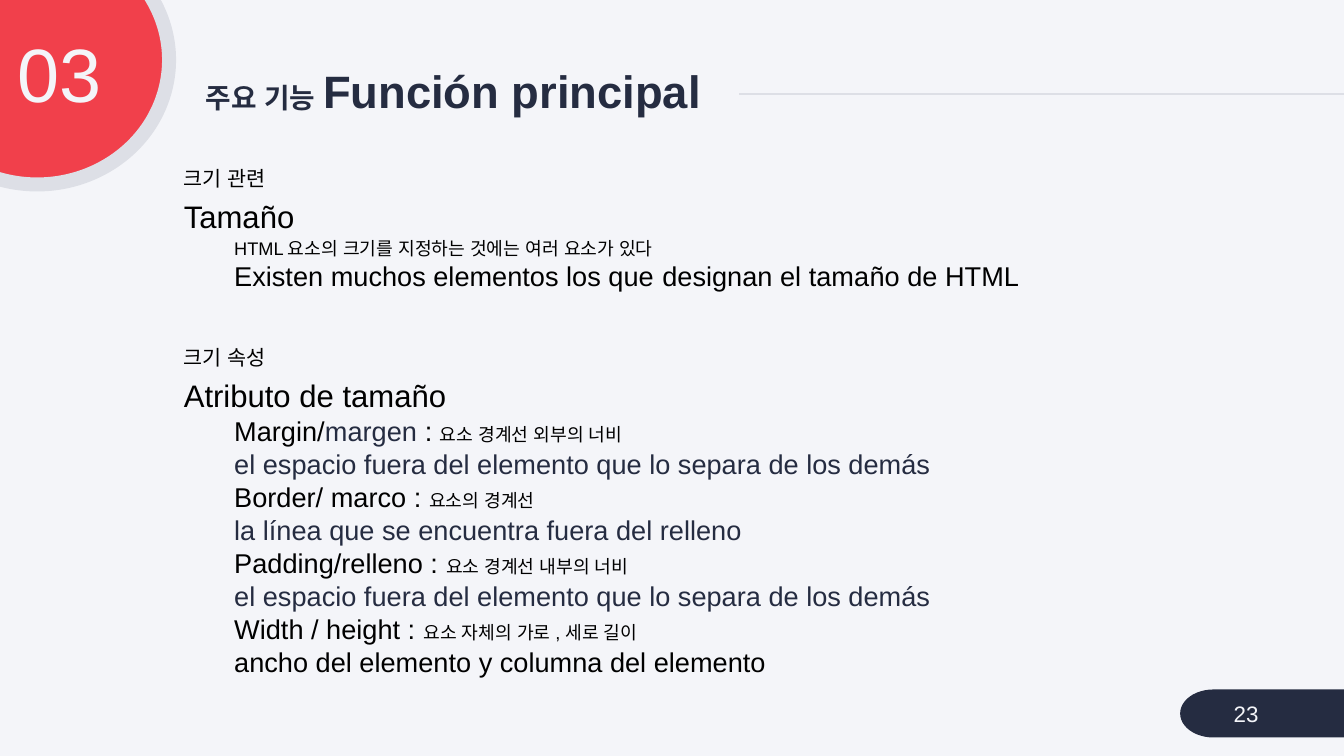
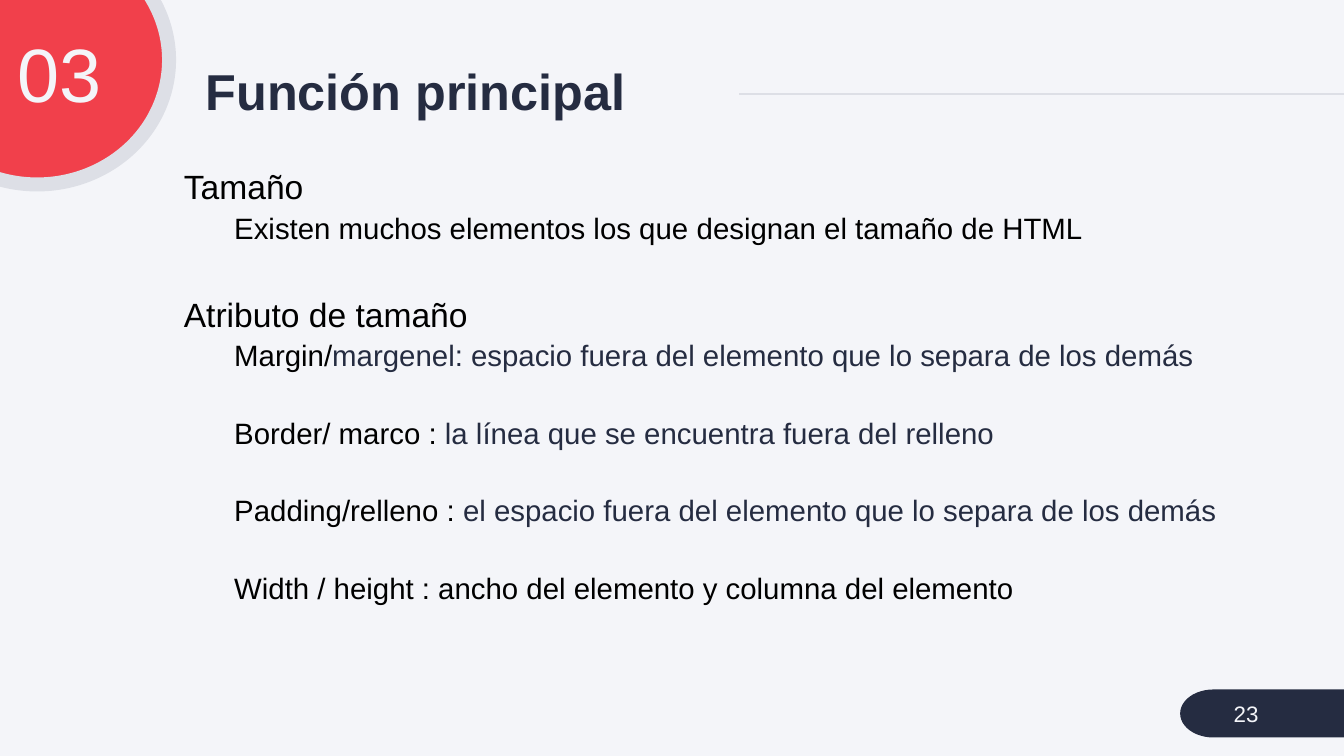
Before and after one commit to cialafamilia/practica, a slide deck: slide 23 of ppt/1908 CSS.pptx. Drawn at 1344x756 pixels with LibreOffice and Linux fonts; fonts in the diff are those of the drawing. Boxes give left, top, right and bottom in pixels: in the first picture for what was removed or moved away, otherwise in the second. Text is boxed around its words. In the diff, an @@ line names an element or a change of style, - is before the commit and + after.

```diff
--- a/ppt/1908 CSS.pptx
+++ b/ppt/1908 CSS.pptx
@@ title at (x1=206, y1=73, x2=625, y2=120): text changed; size 32.4 to 36 pt @@
-주요 기능 Función principal
+Función principal
@@ text at (x1=184, y1=169, x2=266, y2=188): paragraph removed @@
-크기 관련
@@ text at (x1=184, y1=175, x2=1082, y2=328): size 22.2 to 24 pt in "Tamaño", "Atributo de tamaño"; size 19.4 to 21 pt in "Existen muchos elementos los que designan el ..."; line spacing 0.8 to 0.9 @@
@@ text at (x1=234, y1=240, x2=652, y2=257): paragraph removed @@
-  HTML 요소의 크기를 지정하는 것에는 여러 요소가 있다
@@ text at (x1=184, y1=348, x2=266, y2=367): paragraph removed @@
-크기 속성
@@ text at (x1=234, y1=344, x2=1216, y2=604): text changed; size 19.4 to 21 pt @@
-  Margin/margen : 요소 경계선 외부의 너비
-  el espacio fuera del elemento que lo separa de los demás
-  Border/ marco : 요소의 경계선
-  la línea que se encuentra fuera del relleno
-  Padding/relleno : 요소 경계선 내부의 너비
-  el espacio fuera del elemento que lo separa de los demás
-  Width / height : 요소 자체의 가로 , 세로 길이
-  ancho del elemento y columna del elemento
+  Margin/margenel: espacio fuera del elemento que lo separa de los demás
+  Border/ marco : la línea que se encuentra fuera del relleno
+  Padding/relleno : el espacio fuera del elemento que lo separa de los demás
+  Width / height : ancho del elemento y columna del elemento
```
Also in this commit, not shown: 21 other slides changed, 5 other files.
